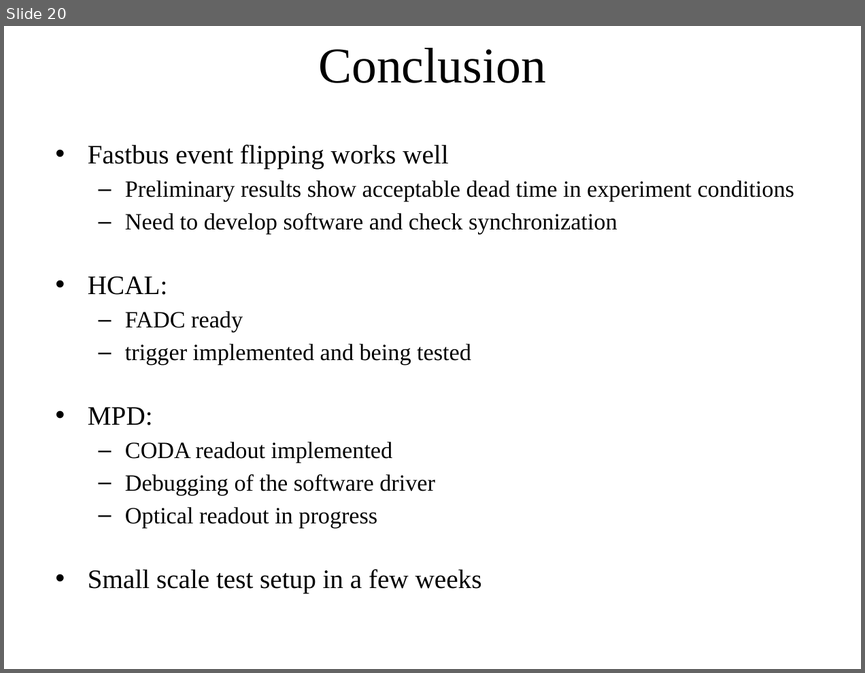
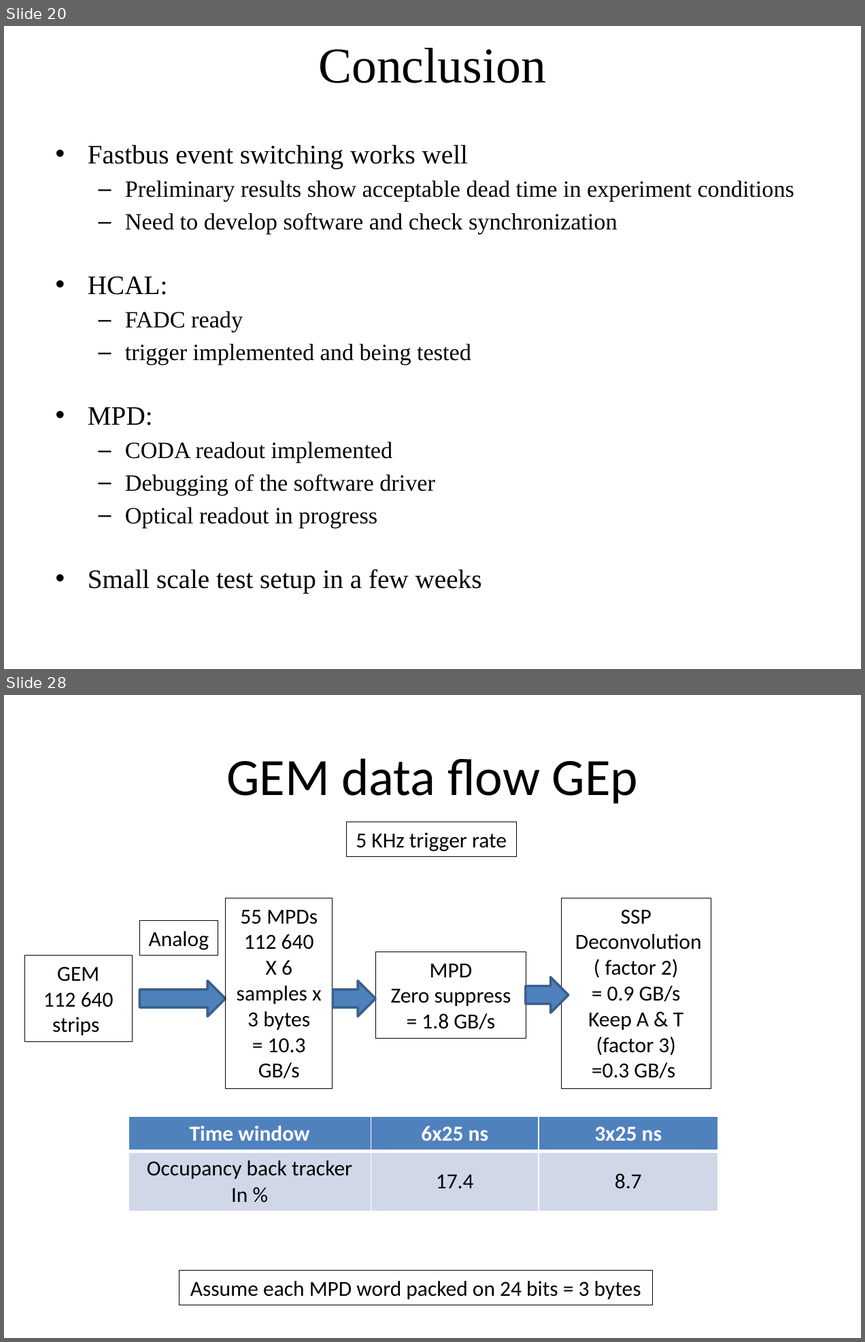
Before and after one commit to bmoffit/sbsdaq, a slide deck: 2015_DOE_Review/SuperBigBite DAQ update.pptx. Shown one above the other, each under a label of ours: slide 20 before the commit, slides 20 and 28 after it; the slides between them are not shown. The pictures are 865x673 and 865x1342 pixels, drawn with LibreOffice and Linux fonts; fonts in the diff are those of the drawing; background and template pictures are left out. Boxes give left, top, right and bottom in pixels: in the first picture for what was removed or moved away, otherwise in the second. Text is boxed around its words. In the diff, an @@ line names an element or a change of style, - is before the commit and + after.

```diff
--- a/2015_DOE_Review/SuperBigBite DAQ update.pptx
+++ b/2015_DOE_Review/SuperBigBite DAQ update.pptx
@@ slide 28 added at (x1=4, y1=695, x2=861, y2=1338), background #FFFFFF @@
@@ title added at (x1=226, y1=758, x2=638, y2=804), 44 pt, text #000000 @@
+GEM data flow GEp
@@ rectangle added at (x1=347, y1=821, x2=516, y2=856), outline #000000 0.75 pt, 18 pt, text #000000 @@
+5 KHz trigger rate
@@ rectangle added at (x1=225, y1=898, x2=332, y2=1088), outline #000000 0.75 pt, 18 pt, text #000000 @@
+55 MPDs
+112 640
+X 6 samples x 3 bytes
+= 10.3 GB/s
@@ rectangle added at (x1=561, y1=898, x2=711, y2=1088), outline #000000 0.75 pt, 18 pt, text #000000 @@
+SSP
+Deconvolution
+( factor 2)
+= 0.9 GB/s
+Keep A & T
+(factor 3)
+=0.3 GB/s
@@ rectangle added at (x1=139, y1=920, x2=218, y2=955), outline #000000 0.75 pt, 18 pt, text #000000 @@
+Analog
@@ rectangle added at (x1=24, y1=955, x2=132, y2=1042), outline #000000 0.75 pt, 18 pt, text #000000 @@
+GEM
+112 640
+strips
@@ rectangle added at (x1=376, y1=951, x2=526, y2=1038), outline #000000 0.75 pt, 18 pt, text #000000 @@
+MPD
+Zero suppress
+= 1.8 GB/s
@@ right arrow added at (x1=526, y1=977, x2=568, y2=1013), fill #4F81BD, outline #3A5F8C 2 pt @@
@@ right arrow added at (x1=139, y1=981, x2=225, y2=1016), fill #4F81BD, outline #3A5F8C 2 pt @@
@@ right arrow added at (x1=333, y1=981, x2=376, y2=1016), fill #4F81BD, outline #3A5F8C 2 pt @@
@@ table added at (x1=128, y1=1117, x2=718, y2=1212), 2 rows, 3 columns @@
+Time window | 6x25 ns | 3x25 ns
+Occupancy back tracker / In % | 17.4 | 8.7
@@ rectangle added at (x1=179, y1=1270, x2=653, y2=1304), outline #000000 0.75 pt, 18 pt, text #000000 @@
+Assume each MPD word packed on 24 bits = 3 bytes
@@ slide 20 changed as well @@
@@ text at (x1=88, y1=144, x2=468, y2=169): text changed @@
-• Fastbus event flipping works well
+• Fastbus event switching works well
```
Also in this commit, not shown: 14 other slides changed, 13 other slides added, 1 other file.
